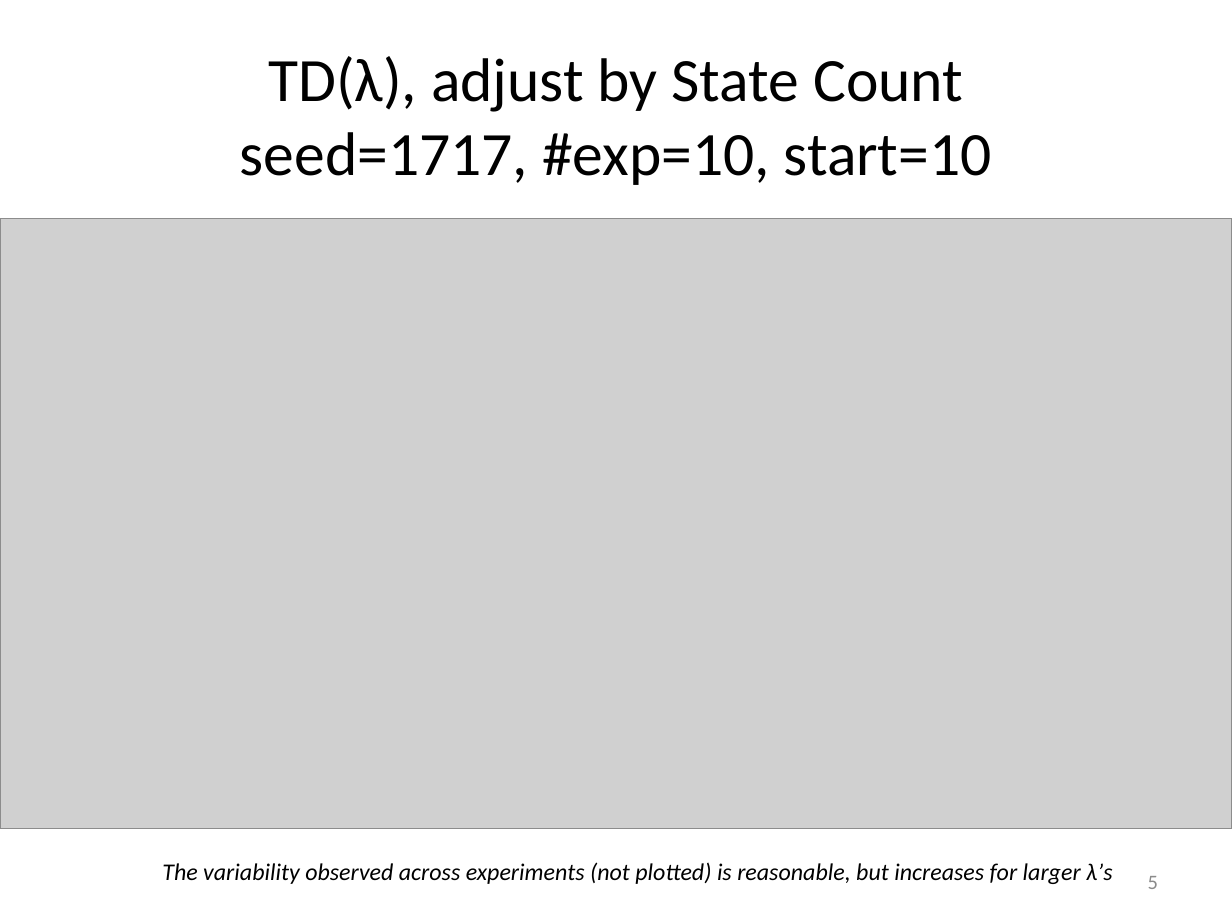
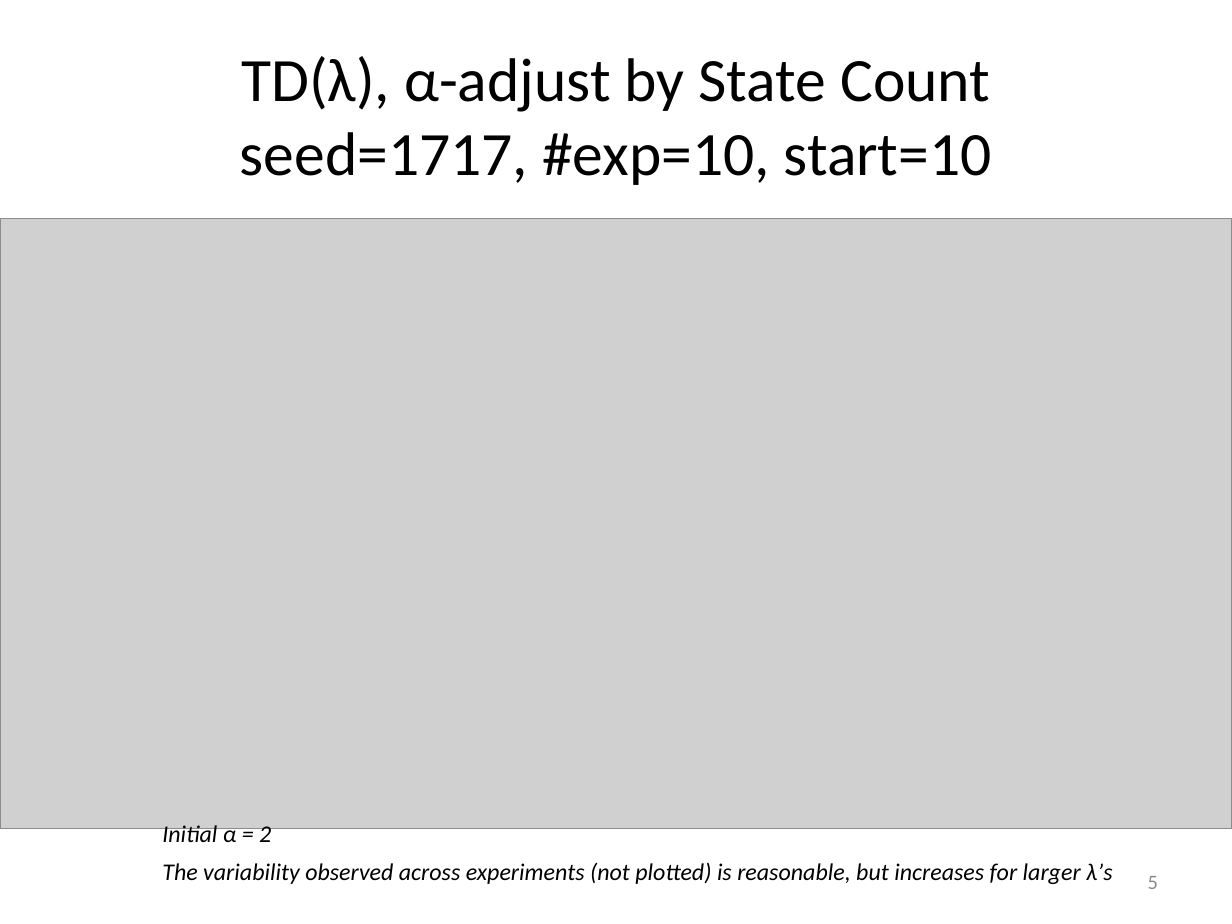
Before and after one commit to mastropi/RL, a slide deck: slide 5 of RL-001-MemoryManagement/results/202005May20-TestsTDLambda&AdaptiveTDLambda-1DGridworld.pptx. Drawn at 1232x924 pixels with LibreOffice and Linux fonts; fonts in the diff are those of the drawing; grey boxes stand for pictures. Boxes give left, top, right and bottom in pixels: in the first picture for what was removed or moved away, otherwise in the second. Text is boxed around its words. In the diff, an @@ line names an element or a change of style, - is before the commit and + after.

Commit message:
Definition of state-dependent lambda as a function of delta(t) relative to the average state value function
In addition:
- Updated the violinplot with better documentation and improved customization.
- Stored results as pickle and png files.
- Updated PPT with main results.

```diff
--- a/RL-001-MemoryManagement/results/202005May20-TestsTDLambda&AdaptiveTDLambda-1DGridworld.pptx
+++ b/RL-001-MemoryManagement/results/202005May20-TestsTDLambda&AdaptiveTDLambda-1DGridworld.pptx
@@ title at [240, 56, 992, 185]: text changed @@
-TD(λ), adjust by State Count
-seed=1717, #exp=10, start=10
+TD(λ), α-adjust by State Count
+seed=1717, #exp=10, start=10
@@ text added at [162, 822, 271, 842], 14 pt, text #000000, italic @@
+Initial α = 2
```
Also in this commit, not shown: 11 other slides changed, 11 slides added, 42 other files.
